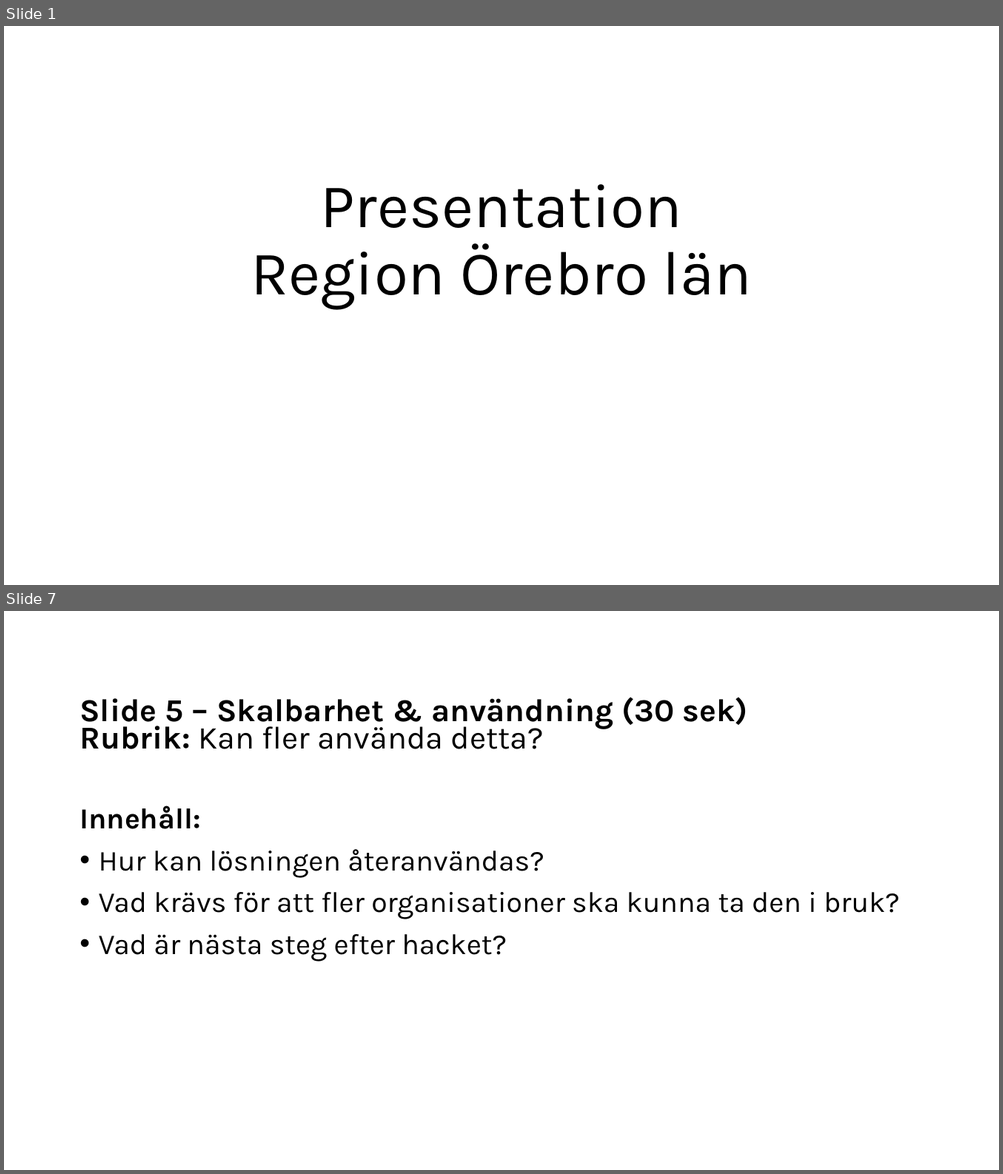
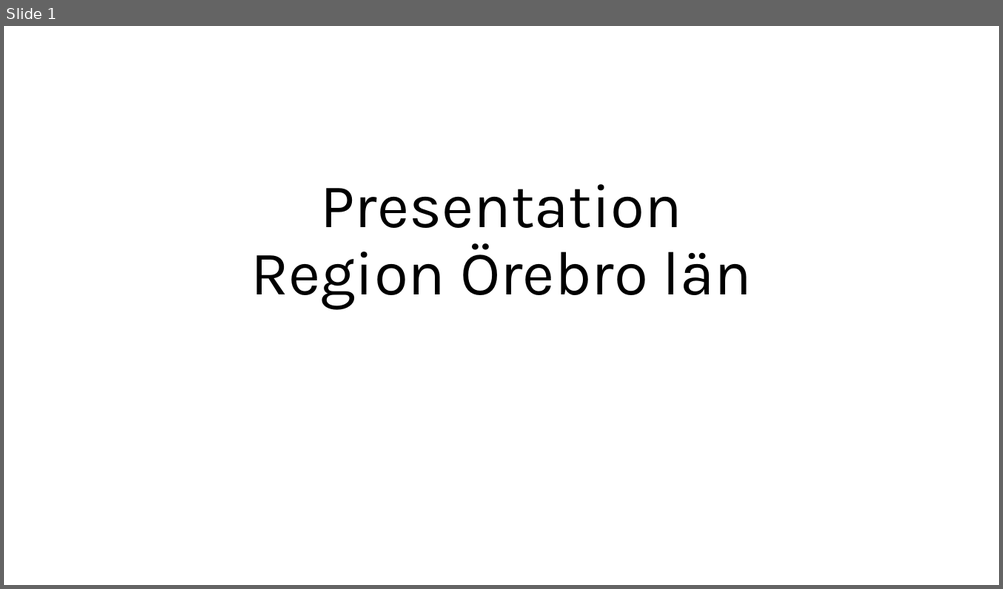
Before and after one commit to arizon-dread/region-orebro-lan, a slide deck: doc/Presentation KLIRR Hack Region Örebro län.odp. Shown one above the other, each under a label of ours: slides 1 and 7 before the commit, slide 1 after it; the slides between them are not shown. The pictures are 1003x1174 and 1003x589 pixels, drawn with LibreOffice and Linux fonts; fonts in the diff are those of the drawing. Boxes give left, top, right and bottom in pixels: in the first picture for what was removed or moved away, otherwise in the second. Text is boxed around its words. In the diff, an @@ line names an element or a change of style, - is before the commit and + after.

```diff
--- a/doc/Presentation KLIRR Hack Region Örebro län.odp
+++ b/doc/Presentation KLIRR Hack Region Örebro län.odp
@@ slide 7 removed at (4, 611, 999, 1170), background #FFFFFF @@
@@ title removed at (79, 697, 747, 749) @@
-Slide 5 – Skalbarhet & användning (30 sek)
-Rubrik: Kan fler använda detta?
@@ text removed at (79, 806, 899, 962) @@
-Innehåll:
-• Hur kan lösningen återanvändas?
-• Vad krävs för att fler organisationer ska kunna ta den i bruk?
-• Vad är nästa steg efter hacket?
```
Also in this commit, not shown: 5 slides changed, 2 slides added, 1 other slide removed, 2 other files.
